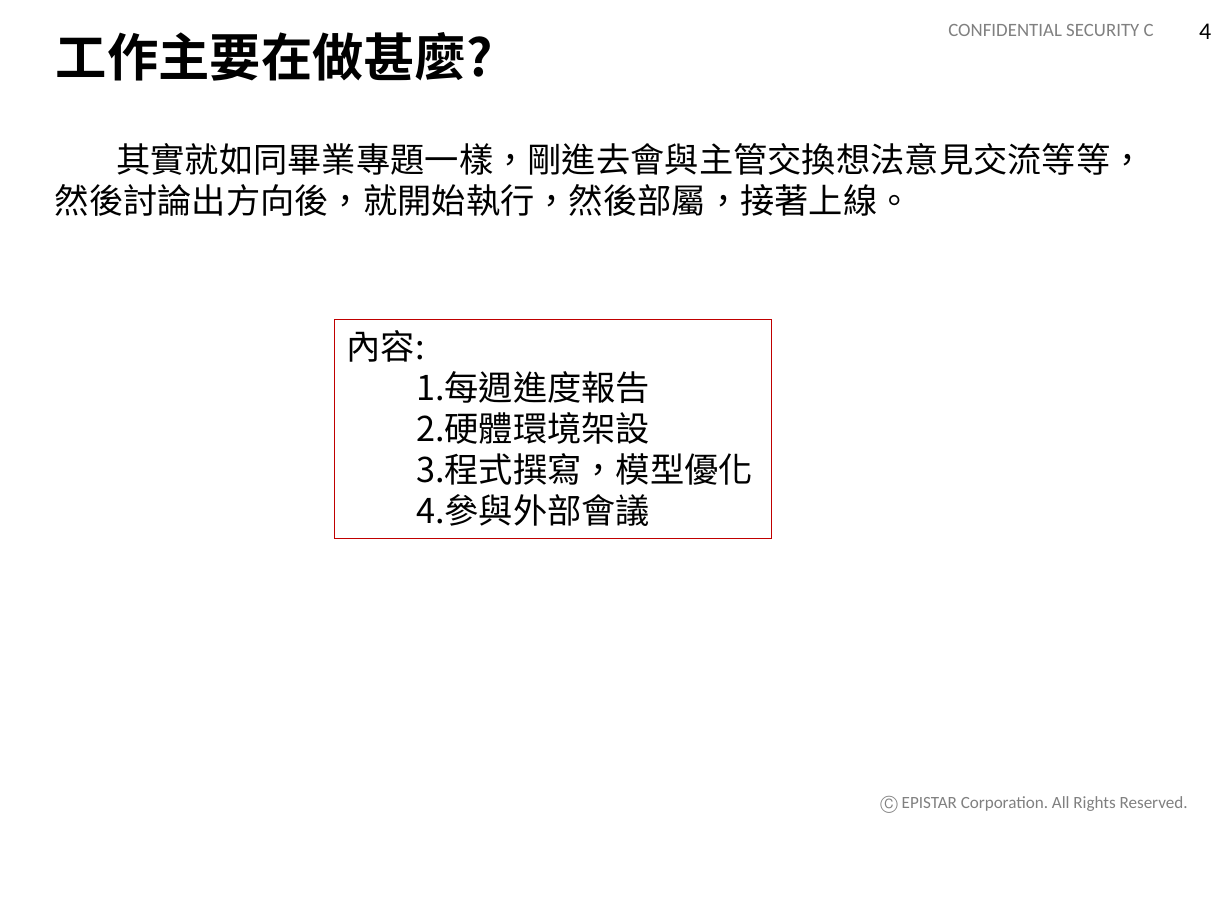
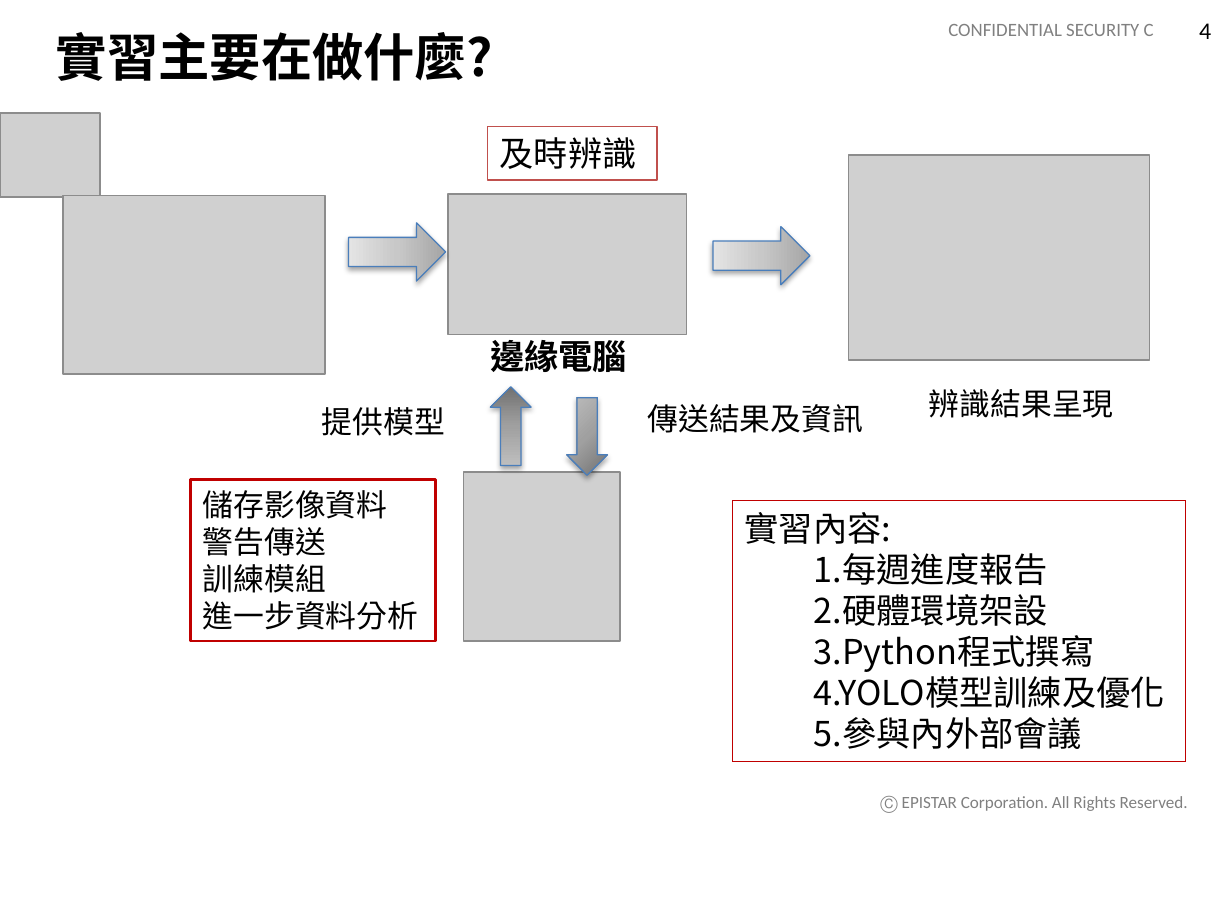
Before and after one commit to d0683201/d0683201, a slide deck: slide 4 of 實習報告.pptx. Drawn at 1232x924 pixels with LibreOffice and Linux fonts; fonts in the diff are those of the drawing; grey boxes stand for pictures; background and template pictures are left out. Boxes give left, top, right and bottom in pixels: in the first picture for what was removed or moved away, otherwise in the second. Text is boxed around its words. In the diff, an @@ line names an element or a change of style, - is before the commit and + after.

```diff
--- a/實習報告.pptx
+++ b/實習報告.pptx
@@ text at <box>56,32,493,81</box>: text changed @@
-工作主要在做甚麼?
+實習主要在做什麼?
@@ picture added at <box>0,113,100,197</box> @@
@@ text removed at <box>55,143,1144,216</box> @@
-其實就如同畢業專題一樣，剛進去會與主管交換想法意見交流等等，然後討論出方向後，就開始執行，然後部屬，接著上線。
@@ rectangle added at <box>488,127,658,181</box>, outline #C0504D 1 pt, 20 pt, text #000000 @@
+及時辨識
@@ picture added at <box>849,155,1149,360</box> @@
@@ picture added at <box>63,196,325,375</box> @@
@@ picture added at <box>448,193,686,334</box> @@
@@ right arrow added at <box>349,223,446,281</box>, fill gradient #A5A5A5 to #C8C8C8 to #E4E4E4, outline #4B7EBC 0.75 pt @@
@@ right arrow added at <box>713,227,811,285</box>, fill gradient #A5A5A5 to #C8C8C8 to #E4E4E4, outline #4B7EBC 0.75 pt @@
@@ text added at <box>490,340,627,372</box>, 20 pt, text #000000, bold @@
+邊緣電腦
@@ down arrow added at <box>490,387,531,466</box>, fill gradient #717171 to #A1A1A1 to #BFBFBF, outline #4B7EBC 0.75 pt @@
@@ text added at <box>929,389,1114,418</box>, 18 pt, text #000000 @@
+辨識結果呈現
@@ text added at <box>322,407,445,436</box>, 18 pt, text #000000 @@
+提供模型
@@ down arrow added at <box>567,398,607,476</box>, fill gradient #717171 to #A1A1A1 to #BFBFBF, outline #4B7EBC 0.75 pt @@
@@ text added at <box>648,404,864,433</box>, 18 pt, text #000000 @@
+傳送結果及資訊
@@ rectangle added at <box>191,479,436,641</box>, outline #C00000 1.5 pt, 18 pt, text #000000 @@
+儲存影像資料
+警告傳送
+訓練模組
+進一步資料分析
@@ picture added at <box>463,472,620,641</box> @@
@@ rectangle "實習內容:": place and size @@
-rectangle "實習內容:" at <box>335,319,771,538</box>
+rectangle "實習內容:" at <box>732,500,1185,761</box>
@@ text in rectangle at <box>744,512,891,544</box>: text changed @@
-內容:
+實習內容:
@@ text in rectangle at <box>814,635,1165,749</box>: text changed @@
-3.程式撰寫，模型優化
-4.參與外部會議
+3.Python程式撰寫
+4.YOLO模型訓練及優化
+5.參與內外部會議
```
Also in this commit, not shown: 4 other slides changed, 1 slide added, 1 slide removed.
